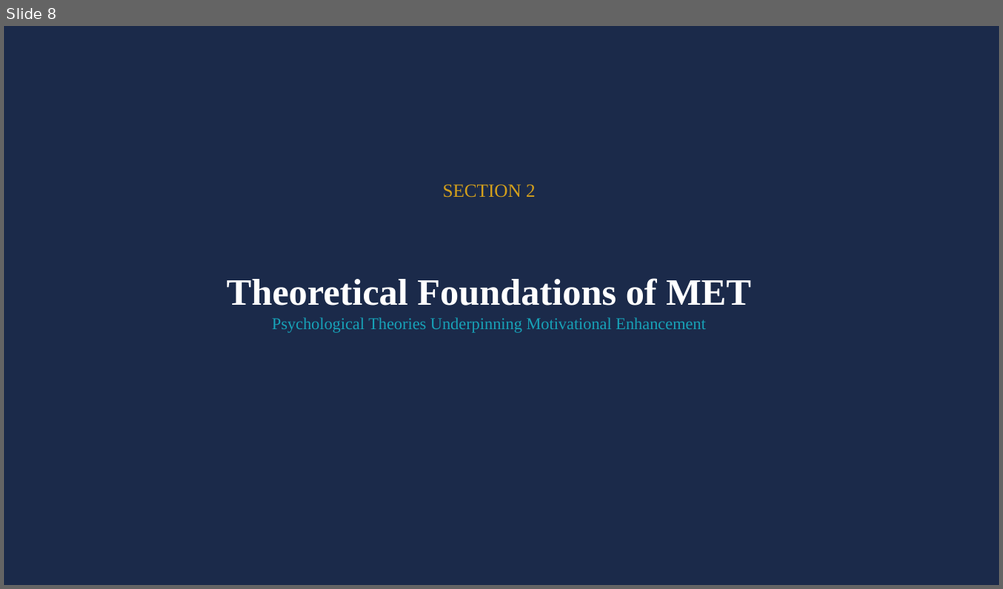
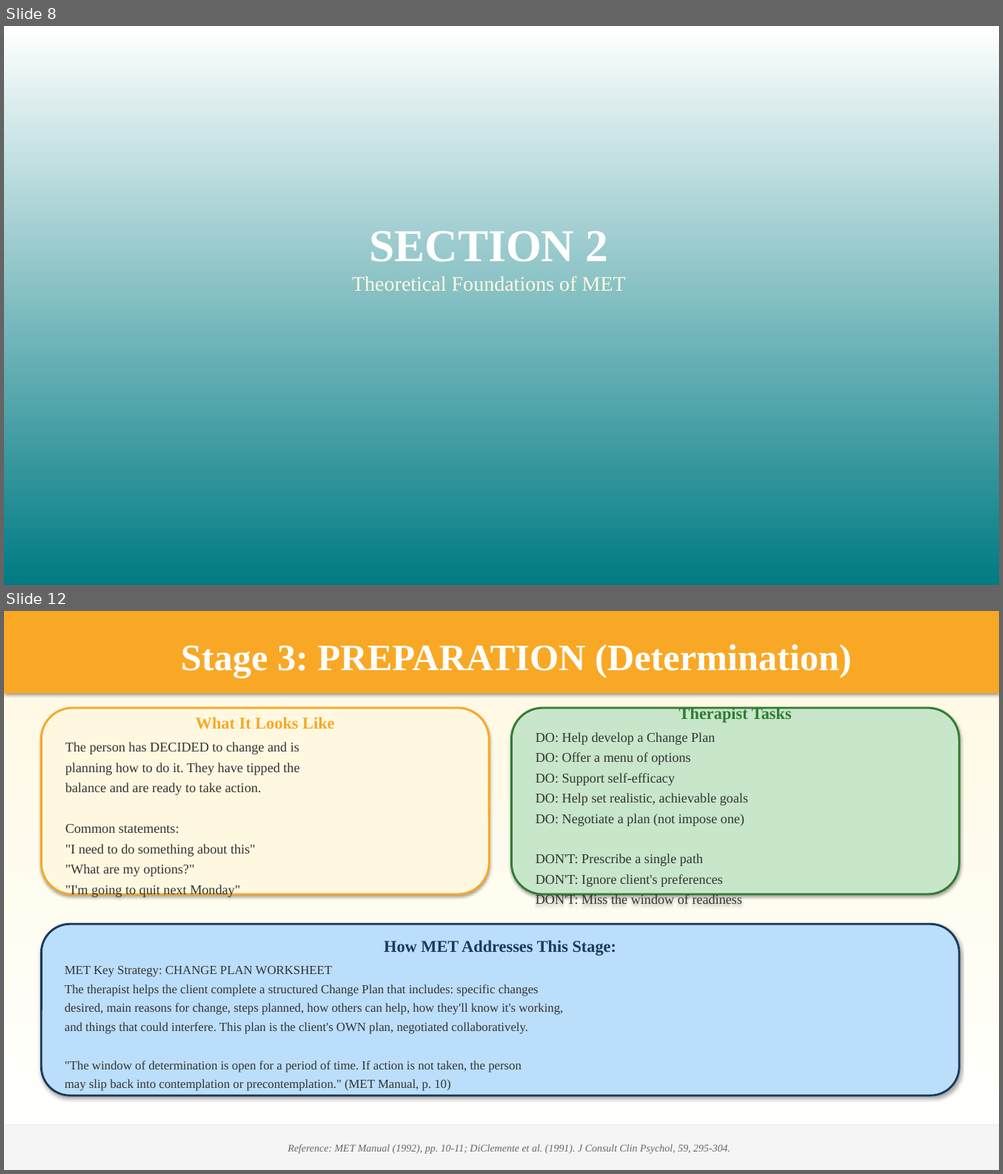
Before and after one commit to tejasdangodra786-byte/Dango-kiro, a slide deck: MET_Comprehensive_Presentation.pptx. Shown one above the other, each under a label of ours: slide 8 before the commit, slides 8 and 12 after it; the slides between them are not shown. The pictures are 1003x589 and 1003x1174 pixels, drawn with LibreOffice and Linux fonts; fonts in the diff are those of the drawing. Boxes give left, top, right and bottom in pixels: in the first picture for what was removed or moved away, otherwise in the second. Text is boxed around its words. In the diff, an @@ line names an element or a change of style, - is before the commit and + after.

Commit message:
MET Presentation v4: Book-based rebuild with 62 slides
- Content primarily based on MET Manual (NIAAA Project MATCH) and NIMHANS Substance Use Disorders book
- Detailed Transtheoretical Model explanation (all 6 stages)
- Self-Efficacy and Cognitive Dissonance theory sections
- FRAMES, OARS, DARES explained with clinical examples
- Session-by-session guide (4 sessions) with HOW TO do the therapy
- Clinical dialogues from the manual
- Handling resistance strategies with examples
- Case conceptualization (anonymized) with session-wise plan
- 6 printable worksheets (Change Plan, Decisional Balance, Rulers, Diary, RP Plan, Values)
- Research effectiveness section: Project MATCH, UKATT, meta-analyses, Indian research
- Colorful visual design with multiple colors, visual boxes, gradient backgrounds
- Times New Roman font, titles 36pt, content 14pt
- References on every slide
- Therapist traps to avoid section

```diff
--- a/MET_Comprehensive_Presentation.pptx
+++ b/MET_Comprehensive_Presentation.pptx
@@ slide 12 added at [4, 611, 999, 1170], background #FFFFFF @@
@@ rectangle added at [4, 611, 999, 1170], fill gradient #FFFFFF to #FFF8E1 @@
@@ rectangle added at [4, 611, 999, 693], fill #F9A825, 36 pt, text #FFFFFF, bold @@
+Stage 3: PREPARATION (Determination)
@@ rounded rectangle added at [41, 708, 489, 894], fill #FFF8E1, outline #F9A825 2 pt, 13 pt, text #333333 @@
+What It Looks Like
+The person has DECIDED to change and is
+planning how to do it. They have tipped the
+balance and are ready to take action.
+Common statements:
+"I need to do something about this"
+"What are my options?"
+"I'm going to quit next Monday"
@@ rounded rectangle added at [512, 708, 959, 894], fill #C8E6C9, outline #2E7D32 2 pt, 13 pt, text #333333 @@
+Therapist Tasks
+DO: Help develop a Change Plan
+DO: Offer a menu of options
+DO: Support self-efficacy
+DO: Help set realistic, achievable goals
+DO: Negotiate a plan (not impose one)
+DON'T: Prescribe a single path
+DON'T: Ignore client's preferences
+DON'T: Miss the window of readiness
@@ rounded rectangle added at [41, 924, 959, 1096], fill #BBDEFB, outline #1B3A5C 2 pt, 12 pt, text #333333 @@
+How MET Addresses This Stage:
+MET Key Strategy: CHANGE PLAN WORKSHEET
+The therapist helps the client complete a structured Change Plan that includes: specific changes
+desired, main reasons for change, steps planned, how others can help, how they'll know it's working,
+and things that could interfere. This plan is the client's OWN plan, negotiated collaboratively.
+"The window of determination is open for a period of time. If action is not taken, the person
+may slip back into contemplation or precontemplation." (MET Manual, p. 10)
@@ rectangle added at [4, 1126, 999, 1170], fill #F5F5F5, 10 pt, text #666666, italic @@
+Reference: MET Manual (1992), pp. 10-11; DiClemente et al. (1991). J Consult Clin Psychol, 59, 295-304.
@@ slide 8 changed as well @@
@@ rectangle at [4, 26, 999, 585]: fill #1B2A4A to gradient #007B83 to #FFFFFF @@
@@ text "SECTION 2": place and size @@
-text "SECTION 2" at [443, 184, 535, 198]
+text "SECTION 2" at [352, 231, 626, 291]
@@ text at [369, 231, 609, 262]: size 18 to 44 pt, text colour #D4A01C to #FFFFFF, bold on in "SECTION 2" @@
@@ text removed at [227, 278, 751, 333] @@
-Theoretical Foundations of MET
-Psychological Theories Underpinning Motivational Enhancement
@@ text at [352, 276, 626, 291]: paragraph added @@
+Theoretical Foundations of MET
```
Also in this commit, not shown: 3 other slides changed, 57 other slides added, 147 slides removed, 1 other file.
